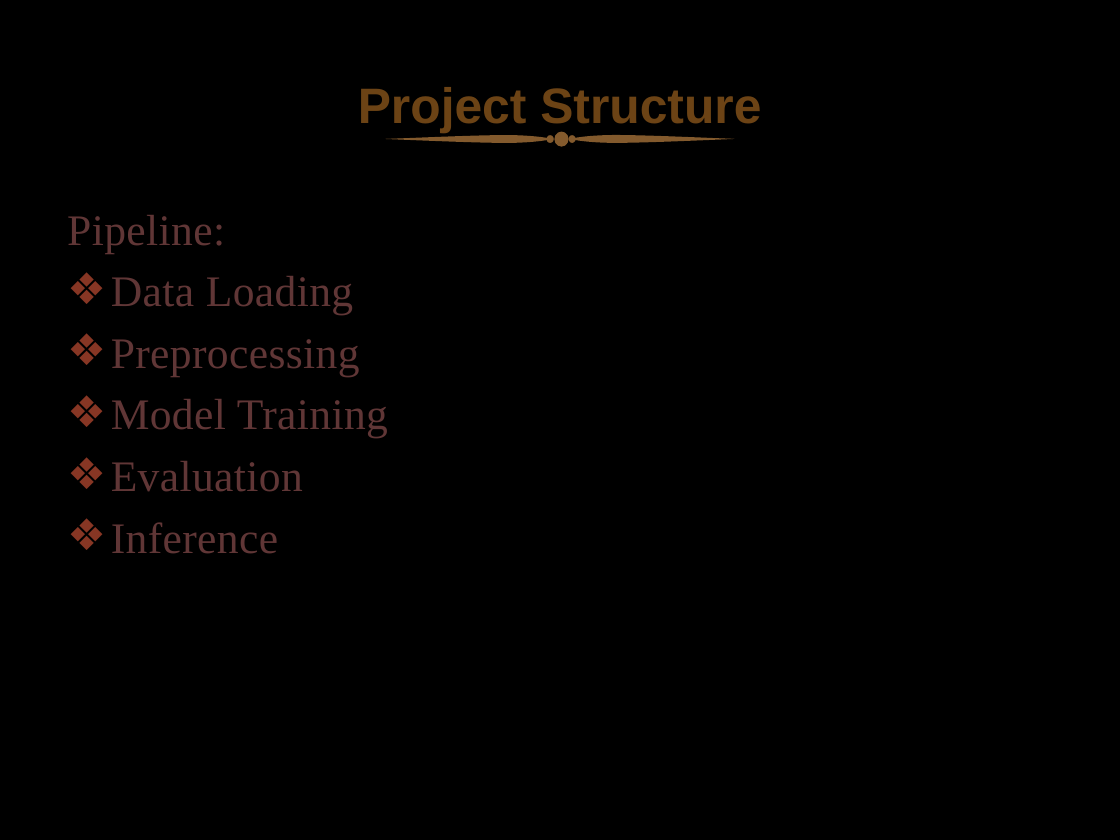
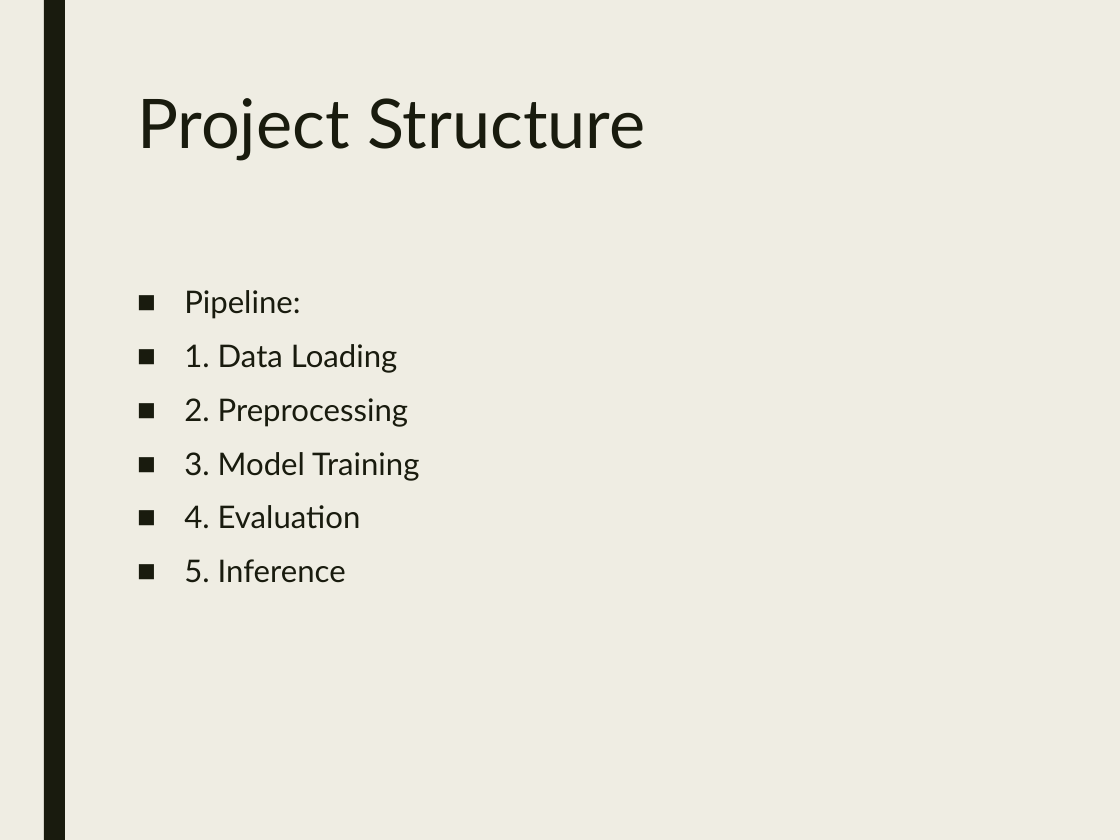
Before and after one commit to popescumadalin0/question-system, a slide deck: slide 15 of QA_BERT_Presentation.pptx (slide 9 before the commit). Drawn at 1120x840 pixels with LibreOffice and Linux fonts; fonts in the diff are those of the drawing; background and template pictures are left out. Boxes give left, top, right and bottom in pixels: in the first picture for what was removed or moved away, otherwise in the second. Text is boxed around its words. In the diff, an @@ line names an element or a change of style, - is before the commit and + after.

```diff
--- a/QA_BERT_Presentation.pptx
+++ b/QA_BERT_Presentation.pptx
@@ background picture (left out) to #EFEDE3 @@
@@ rectangle added at bbox=[44, 0, 65, 840], fill #191B0E @@
@@ title "Project Structure": place and size @@
-title "Project Structure" at bbox=[358, 87, 761, 133]
+title "Project Structure" at bbox=[137, 98, 645, 161]
@@ title "Project Structure" at bbox=[137, 98, 645, 161]: size 32 to 44 pt, font Arial to Lato, text colour #6C4315 to #191B0E, bold off; alignment centre to left; line spacing 1 to 0.89; less space between paragraphs; vertical alignment middle to top @@
@@ group removed at bbox=[385, 131, 734, 146]: 4 freeform shapes, 3 ellipses @@
@@ text "Pipeline:": place and size @@
-text "Pipeline:" at bbox=[67, 215, 388, 553]
+text "Pipeline:" at bbox=[184, 290, 419, 583]
@@ text at bbox=[184, 290, 300, 319]: size 28 to 20 pt, font Times New Roman to Lato, text colour #603636 to #191B0E, letter spacing 0.3 to 0 pt in "Pipeline:"; bullet none to ■; line spacing 1 to 0.94; more space between paragraphs @@
@@ text at bbox=[184, 344, 419, 583]: text changed; size 28 to 20 pt; font Times New Roman to Lato; text colour #603636 to #191B0E @@
-❖ Data Loading
-❖ Preprocessing
-❖ Model Training
-❖ Evaluation
-❖ Inference
+■ 1. Data Loading
+■ 2. Preprocessing
+■ 3. Model Training
+■ 4. Evaluation
+■ 5. Inference
```
Also in this commit, not shown: 8 other slides changed, 8 slides added, 1 slide removed, 1 other file.
